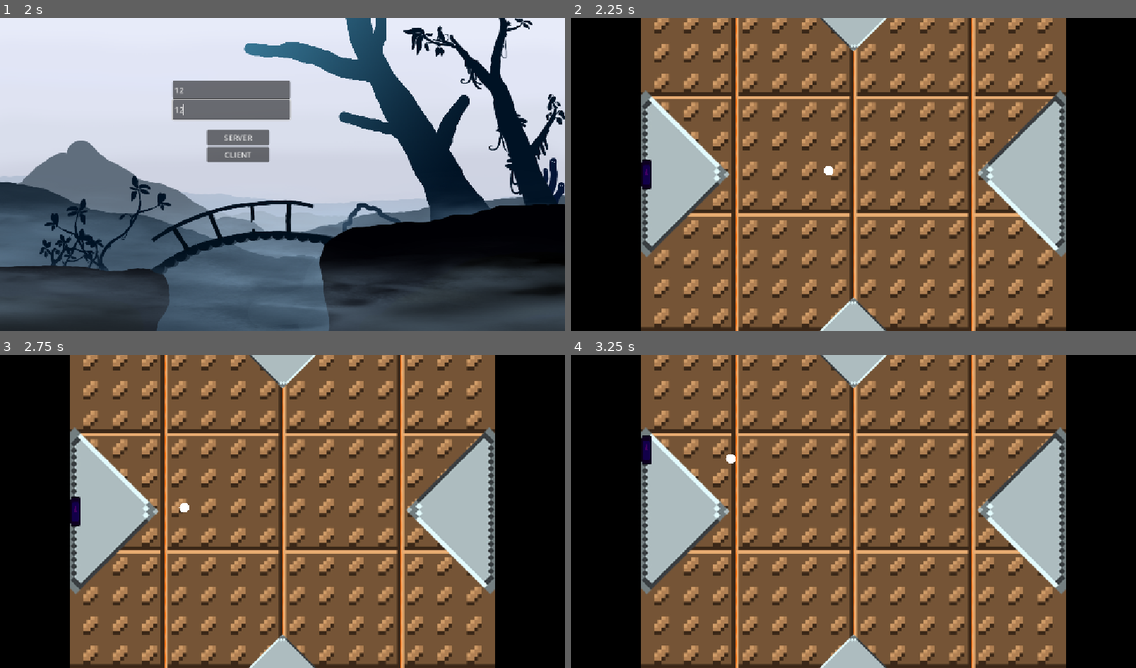
Above: before the commit, frames 1-4 (two rows, left to right).
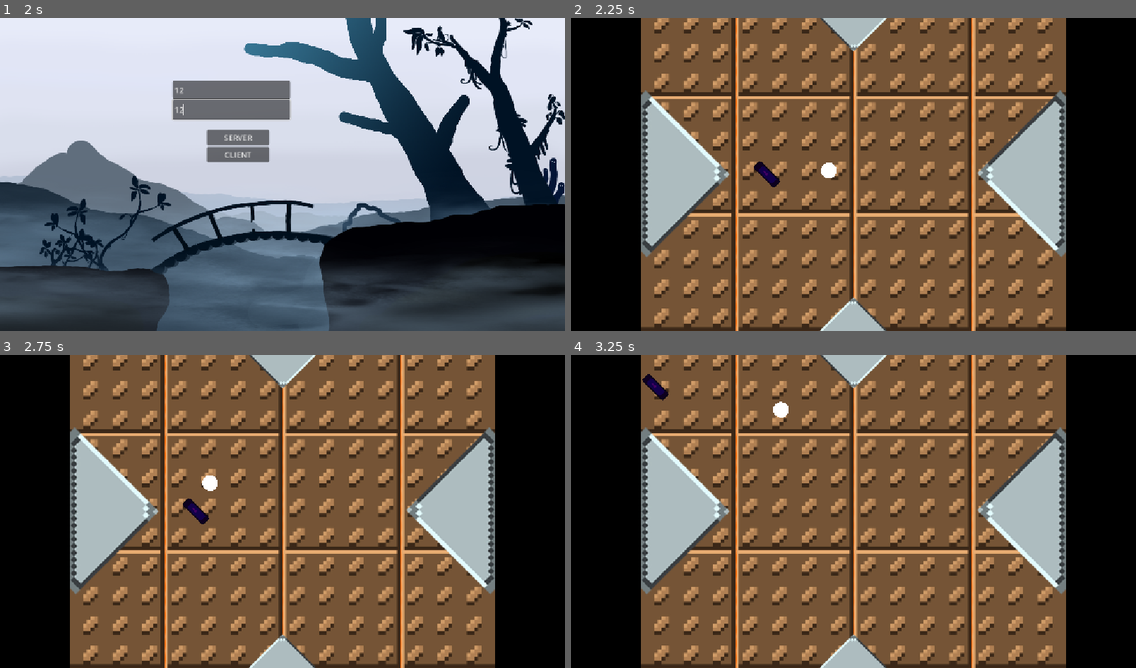
Above: after the commit, the same moments.

Repository: OskarSJ1337/GodotGame
Game: Godot game, scene res://scenes/menus/main_menu.tscn
The game is run twice, just before and just after one commit, with the same random seed, the same clock (stepped at 60 frames per second) and the same inputs. The engine's default icon, where the game draws it, is replaced by a stand-in: a white triangle on a blue panel in a dark square.
Inputs (mouse positions are in pixels of both pictures, inside the frame that each line leads up to):
- Up to frame 1 (2 s): click "Start" at 0.5 s; click (231, 89) at 1.27 s; type "12" at 1.35 s; click (231, 108) at 1.5 s; type "12" at 1.58 s
- Up to frame 2 (2.25 s): click "CLIENT" at 2 s
- Up to frame 3 (2.75 s): no input
- Up to frame 4 (3.25 s): hold W (up) from 2.78 s (still down)

Frame 1 is identical in both runs. In frame 2, 0.4% of the frame differs, in the area x 12-47%, y 45-55%; in frame 3, 0.5%; in frame 4, 0.5%, in the area x 12-39%, y 6-35%.

Commit message:
Changed so the correct angle is at start

Diff:
--- a/scenes/battle/ball.tscn
+++ b/scenes/battle/ball.tscn
@@ -3,6 +3,7 @@
 [ext_resource type="Script" uid="uid://bwvam1i2sglss" path="res://scenes/battle/ball.gd" id="1_tdgwq"]
 
 [sub_resource type="CircleShape2D" id="CircleShape2D_8b3qe"]
+radius = 16.0
 
 [sub_resource type="SceneReplicationConfig" id="SceneReplicationConfig_tdgwq"]
 properties/0/path = NodePath(".:position")
--- a/scripts/systems/high_level_multiplayer_spawner.gd
+++ b/scripts/systems/high_level_multiplayer_spawner.gd
@@ -1,8 +1,9 @@
 extends MultiplayerSpawner
 
 @export var network_player : PackedScene
-const SPAWN_POSITIONS:= [Vector2(100,320), Vector2(700,320)]
+const SPAWN_POSITIONS:= [Vector2(400,320), Vector2(700,320)]
 const PADDLE_COLORS:= [Color.REBECCA_PURPLE, Color.BLUE]
+const PADDLE_ROTATION:= [315.0, 135.0]
 var spawn_order := 0
 
 func _ready() -> void:
@@ -22,7 +23,8 @@
 	spawn({
 		"id": id,
 		"position": SPAWN_POSITIONS[spawn_order],
-		"color": PADDLE_COLORS[spawn_order]
+		"color": PADDLE_COLORS[spawn_order],
+		"rotation": PADDLE_ROTATION[spawn_order]
 	})
 	spawn_order += 1
 
@@ -31,4 +33,5 @@
 	player.name = str(data["id"])
 	player.position = data["position"]
 	player.modulate = data["color"]
+	player.rotation_degrees = data["rotation"]
 	return player
